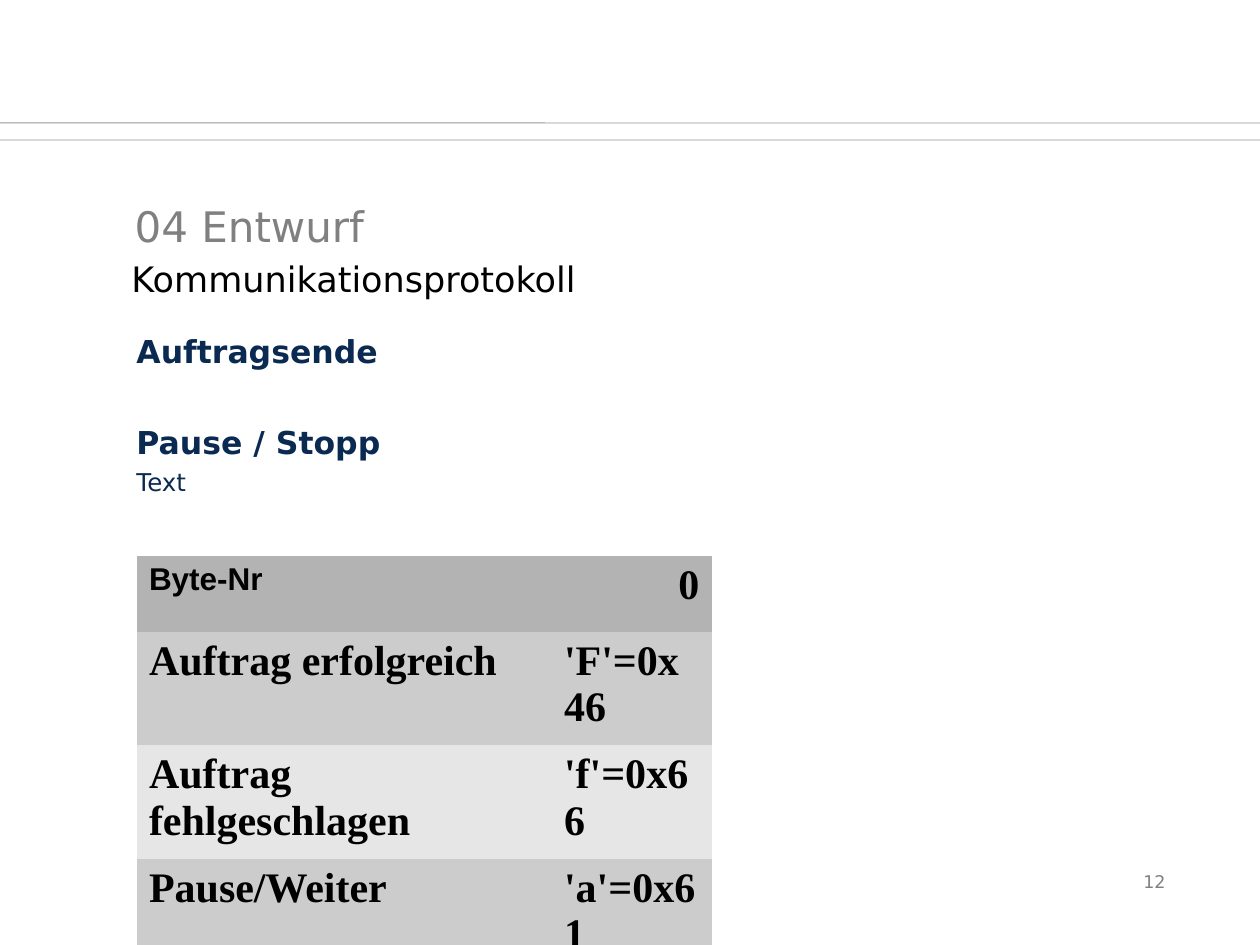
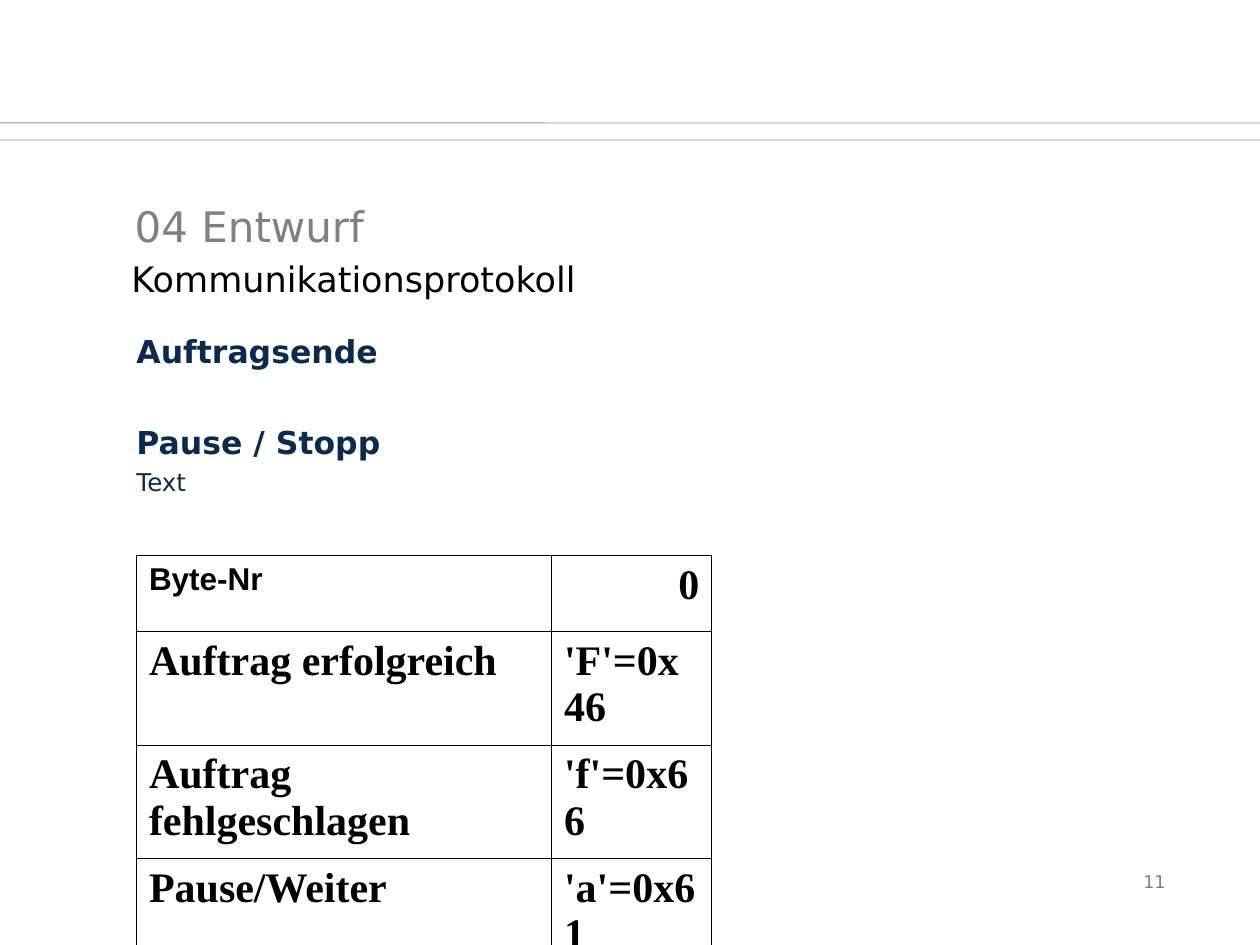
Before and after one commit to SaSteDD/ees_StegStef, a slide deck: slide 11 of präsi/btwf.odp (slide 12 before the commit). Drawn at 1260x945 pixels with LibreOffice and Linux fonts; fonts in the diff are those of the drawing; background and template pictures are left out. Boxes give left, top, right and bottom in pixels: in the first picture for what was removed or moved away, otherwise in the second. Text is boxed around its words. In the diff, an @@ line names an element or a change of style, - is before the commit and + after.

```diff
--- a/präsi/btwf.odp
+++ b/präsi/btwf.odp
@@ table at <box>136,556,711,907</box> @@
@@ fill #B3B3B3 to none in row 1 @@
@@ fill #CCCCCC to none in 4 cells @@
@@ fill #E6E6E6 to none in row 3 @@
@@ borders changed @@
@@ page number at <box>1143,875,1165,888</box>: text changed @@
-12
+11
```
Also in this commit, not shown: 3 other slides changed, 3 slides added, 3 slides removed, 6 other files.
